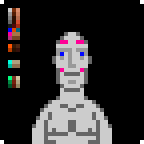
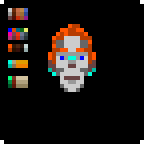
Layer changes from the first 144x144 image to the second:
painted on "simpleTribe_colors.png" over [8, 8, 28, 88]
showed group "hair_head" (2 layers) over [8, 8, 112, 144]
added layer "simpleTribe_m_charPortrait_hair_head_2.png" in group "hair_head" over [8, 8, 112, 144]
renamed "mutantTribe_m_charPortrait_hair_head_1.png" to "simpleTribe_m_charPortrait_hair_head_1.png", showed it, painted on it over [8, 8, 112, 144]
added layer "simpleTribe_m_charPortrait_eyes_2.png" in group "eyes" over [8, 8, 112, 144]
hid "simpleTribe_m_charPortrait_eyes_1.png" over [8, 8, 112, 144]
added layer "simpleTribe_m_charPortrait_nose_2.png" in group "nose" over [8, 8, 112, 144]
hid "simpleTribe_m_charPortrait_nose_1.png", painted on it over [8, 8, 112, 144]
added layer "simpleTribe_m_charPortrait_mouth_2.png" in group "mouth" over [8, 8, 112, 144]
hid "simpleTribe_m_charPortrait_mouth_1.png", painted on it over [8, 8, 112, 144]
added layer "simpleTribe_m_charPortrait_head_shading_2.png" in group "head_shading" over [8, 8, 112, 144]
hid "simpleTribe_m_charPortrait_head_shading_1.png" over [8, 8, 112, 144]
hid group "head_decal" (1 layers) over [8, 8, 112, 144]
painted on "simpleTribe_m_charPortrait_head_decal_1.png" over [56, 32, 88, 92]
added layer "simpleTribe_m_charPortrait_head_base_2.png" in group "head_base" over [8, 8, 112, 144]
hid "simpleTribe_m_charPortrait_head_base_1.png" over [8, 8, 112, 144]
added layer "simpleTribe_m_charPortrait_ears_2.png" in group "ears" over [8, 8, 112, 144]
hid "simpleTribe_m_charPortrait_ears_1.png", painted on it over [8, 8, 112, 144]
hid group "body_shading" (1 layers) over [8, 8, 112, 144]
hid group "body_base" (1 layers) over [8, 8, 112, 144]
